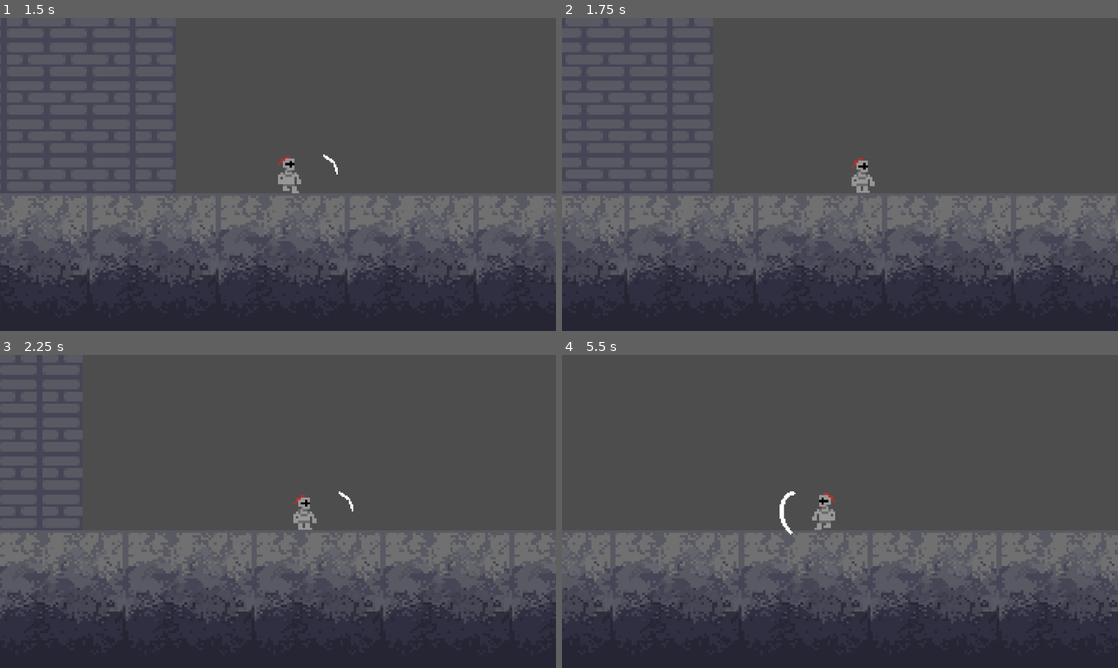
Above: before the commit, frames 1-4 (two rows, left to right).
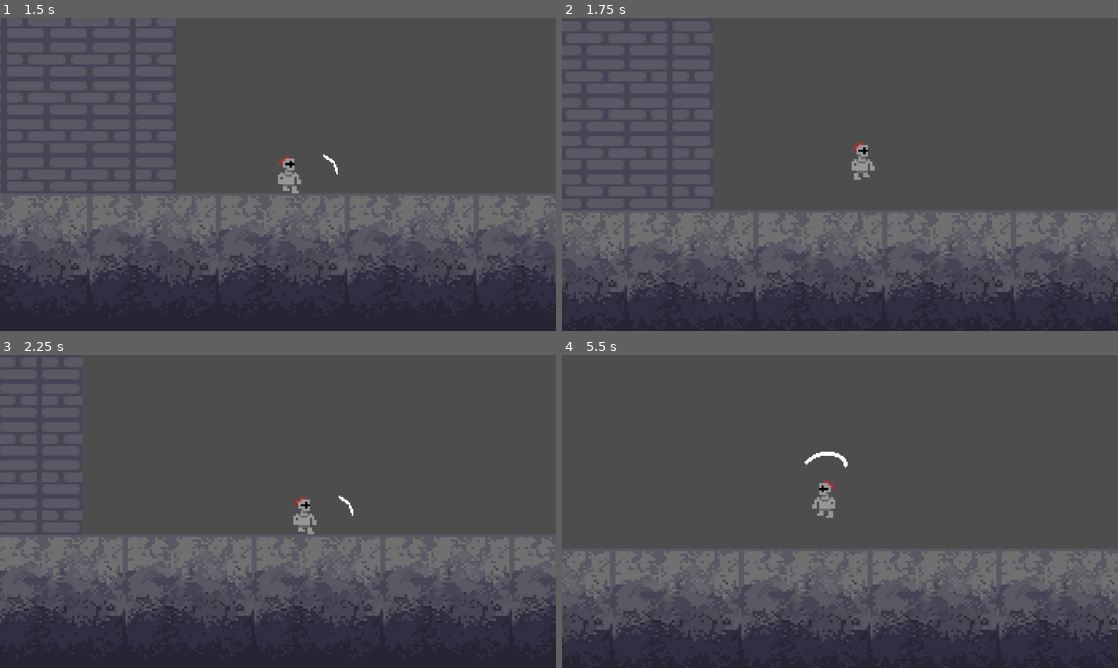
Above: after the commit, the same moments.

Repository: Owen-Harper25/Hollow-Clone
Game: Godot game, scene res://Scenes/title_screen_gui.tscn
Same seed, same stepped clock (60 frames per second), same inputs: the game is played once before the commit and once after it.
Inputs (mouse positions are in pixels of both pictures, inside the frame that each line leads up to):
- Up to frame 1 (1.5 s): click "PLAY" at 0.5 s; move the mouse to (400, 158) at 1.27 s; hold D (right) from 1.28 s (still down); click (400, 158) at 1.35 s
- Up to frame 2 (1.75 s): keep holding D (right); tap W (jump, bound only after the commit) at 1.52 s
- Up to frame 3 (2.25 s): keep holding D (right); move the mouse to (166, 527) at 2.02 s; click (166, 527) at 2.1 s
- Up to frame 4 (5.5 s): tap W (jump, bound only after the commit) at 2.27, 3.77, 4.52, 5.27 s; move the mouse to (895, 442) at 2.77 s; release D (right) at 2.78 s; hold A (left) 2.78-3.53 s; tap Shift (sprint) at 2.85, 5.1 s; click (895, 442) at 3.05 s; move the mouse to (812, 574) at 3.52 s; hold D (right) 3.53-5.03 s; click (812, 574) at 3.6 s; move the mouse to (1006, 558) at 4.27 s; click (1006, 558) at 4.35 s; move the mouse to (673, 464) at 5.02 s; hold A (left) from 5.03 s (still down); click (673, 464) at 5.3 s

Frame 1 is identical in both runs. In frame 2, 8.3% of the frame differs, in the area x 0-100%, y 39-92%; in frame 3, 2.5%; in frame 4, 9.7%, in the area x 0-100%, y 30-92%.

Commit message:
Dash somewhat working
Length of dash is longer when not moving

Diff:
--- a/Scenes/main.tscn
+++ b/Scenes/main.tscn
@@ -1,6 +1,6 @@
 [gd_scene load_steps=4 format=3 uid="uid://dckgnnhbevn5d"]
 
-[ext_resource type="Shader" uid="uid://d38jqog0lli61" path="res://Scenes/Subpixel.gdshader" id="1_bo1nx"]
+[ext_resource type="Shader" uid="uid://d38jqog0lli61" path="res://Scripts/Subpixel.gdshader" id="1_bo1nx"]
 [ext_resource type="PackedScene" uid="uid://bhpa4osybcxmh" path="res://Scenes/game_manager.tscn" id="1_jjgbg"]
 
 [sub_resource type="ShaderMaterial" id="ShaderMaterial_8gbba"]
--- a/Scenes/player.tscn
+++ b/Scenes/player.tscn
@@ -109,10 +109,10 @@
 &"Walk": SubResource("Animation_sweqy")
 }
 
-[node name="Player" type="CharacterBody2D"]
+[node name="Player" type="CharacterBody2D" groups=["Player"]]
 scale = Vector2(5, 5)
 collision_layer = 3
-collision_mask = 3
+collision_mask = 15
 script = ExtResource("1_onrkg")
 
 [node name="Sprite2D" type="Sprite2D" parent="."]
@@ -137,6 +137,10 @@
 
 [node name="Attack Timer" type="Timer" parent="Timers"]
 wait_time = 0.3
+one_shot = true
+
+[node name="Dash Timer" type="Timer" parent="Timers"]
+wait_time = 0.7
 one_shot = true
 
 [node name="Feet" type="Marker2D" parent="."]
@@ -165,3 +169,4 @@
 
 [connection signal="timeout" from="Timers/ParticleTimer" to="." method="_on_particle_timer_timeout"]
 [connection signal="timeout" from="Timers/Attack Timer" to="." method="_on_attack_timer_timeout"]
+[connection signal="timeout" from="Timers/Dash Timer" to="." method="_on_dash_timer_timeout"]
--- a/Scripts/player.gd
+++ b/Scripts/player.gd
@@ -16,24 +16,38 @@
 ## The values for the jump direction, default is UP or -1
 enum JUMP_DIRECTIONS {UP = -1, DOWN = 1}
 
-
+#Movement Variables
 var canSpawnParticle = true
 var DUST_PARTICLE = preload("res://Scenes/DustParticle.tscn")
 @onready var feet: Marker2D = $Feet
+@export var allow_diagonal: bool = true  # Set false to restrict diagonal movement
+
+#Attack Variables
+var can_attack: bool = true
+var attack_arc_scene = preload("res://Scenes/attack_arc.tscn")
+var facing_direction: Vector2 = Vector2.RIGHT  # default facing right
 @export var attack_damage: int = 1  # Damage dealt to enemies
 @export var attack_cooldown: float = 1.0  # Attack cooldown time
-@export var allow_diagonal: bool = true  # Set false to restrict diagonal movement
 @onready var attack_timer: Timer = $"Timers/Attack Timer"  # Timer to control attack duration
 @onready var attack_arc: Node2D = $AttackArc
-var attack_arc_scene = preload("res://Scenes/attack_arc.tscn")
-var facing_direction: Vector2 = Vector2.RIGHT  # default facing right
-
-
-var can_attack: bool = true
+
+#Health Variables
 var health = 5
 var health_max = 5
 var health_min = 0
 var alive: bool = true
+
+#Dashing Variables
+var can_dash: bool = true
+var is_dashing: bool = false
+var dash_timer: float = 0.0
+var dash_immunity: bool = false  # If the player is immune to damage during the dash
+var dash_direction: Vector2 = Vector2.ZERO  # Direction of the dash
+@export var dash_speed: float = 400.0  # Dash speed
+@export var dash_duration: float = 0.2  # How long the dash lasts
+@export var dash_cooldown: float = 1.0  # Cooldown between dashes
+@onready var dash_cooldown_timer: Timer = $"Timers/Dash Timer"
+
 
 ## The path to the character's [Sprite2D] node.  If no node path is provided the [param PLAYER_SPRITE] will be set to [param $Sprite2D] if it exists.
 @export_node_path("Sprite2D") var PLAYER_SPRITE_PATH: NodePath
@@ -61,6 +75,7 @@
 @export var ACTION_RIGHT := "right" ## The input mapping for right
 @export var ACTION_JUMP := "jump" ## The input mapping for jump
 @export var ACTION_SPRINT := "sprint" ## The input mapping for sprint
+
 
 @export_group("Movement Values")
 # The following float values are in px/sec when used in movement calculations with 'delta'
@@ -111,7 +126,7 @@
 func _physics_process(delta: float) -> void:
 	physics_tick(delta)
 
-func _process(_delta: float) -> void:
+func _process(delta: float) -> void:
 	var input_dir: Vector2 = Vector2.ZERO
 
 	if Input.is_action_pressed(ACTION_RIGHT):
@@ -128,11 +143,52 @@
 # only update if we actually pressed a direction
 	if input_dir != Vector2.ZERO:
 		facing_direction = get_cardinal_direction(input_dir)
+
 	if Input.is_action_just_pressed("attack") and can_attack == true:
 		start_attack()
 		can_attack = false
 		$"Timers/Attack Timer".start()
 		SoundLibrary.play_random_dash()
+
+	#Dashing Code
+	if is_dashing:
+		#$".".play("dash")
+		dash_timer -= delta
+		if dash_timer <= 0.0:
+			is_dashing = false
+			dash_immunity = false
+			velocity.x = dash_direction.x * MAX_SPEED
+		else:
+			velocity = dash_direction * dash_speed
+
+	if Input.is_action_just_pressed("dash") and !is_dashing and can_dash:
+		print("Dash")
+		var dash_input := get_input_direction()
+		if dash_input == Vector2.ZERO:
+			dash_input = facing_direction if facing_direction != Vector2.ZERO else Vector2.RIGHT
+		start_dash(dash_input)
+		SoundLibrary.play_random_dash()
+		dash_input.y = 0
+		if dash_input == Vector2.ZERO:
+			dash_input = Vector2.RIGHT if PLAYER_SPRITE.flip_h == false else Vector2.LEFT
+		start_dash(dash_input)
+		SoundLibrary.play_random_dash()
+		can_dash = false
+		dash_cooldown_timer.start()
+
+func start_dash(direction: Vector2) -> void:
+	var dir = direction
+	if dir == Vector2.ZERO:
+		dir = facing_direction if facing_direction != Vector2.ZERO else Vector2.RIGHT
+
+	is_dashing = true
+	dash_immunity = true
+	dash_timer = dash_duration
+	dash_direction = dir.normalized()
+	velocity = dash_direction * dash_speed
+	#$Particles/DashPush.emitting = false
+	#$Particles/DashPush.restart()
+	#$Particles/DashPush.emitting = true
 
 func get_cardinal_direction(dir: Vector2) -> Vector2:
 	var deadzone := 0.2
@@ -177,6 +233,16 @@
 ## Overrideable physics process used by the controller that calls whatever functions should be called
 ## and any logic that needs to be done on the [param _physics_process] tick
 func physics_tick(delta: float) -> void:
+	if is_dashing:
+		# Dash overrides normal movement
+		velocity = dash_direction * dash_speed
+		dash_timer -= delta
+		if dash_timer <= 0.0:
+			is_dashing = false
+			dash_immunity = false
+		move_and_slide()
+		return  # skip normal physics while dashing
+
 	var inputs: Dictionary = get_inputs()
 	handle_jump(delta, inputs.input_direction, inputs.jump_strength, inputs.jump_pressed, inputs.jump_released)
 	handle_sprint(inputs.sprint_strength)
@@ -365,3 +431,7 @@
 
 func _on_attack_timer_timeout() -> void:
 	can_attack = true
+
+
+func _on_dash_timer_timeout() -> void:
+	can_dash = true
--- a/project.godot
+++ b/project.godot
@@ -23,6 +23,10 @@
 
 window/stretch/mode="viewport"
 
+[global_group]
+
+Player=""
+
 [input]
 
 left={
@@ -46,7 +50,7 @@
 jump={
 "deadzone": 0.2,
 "events": [Object(InputEventJoypadButton,"resource_local_to_scene":false,"resource_name":"","device":-1,"button_index":1,"pressure":0.0,"pressed":true,"script":null)
-, Object(InputEventKey,"resource_local_to_scene":false,"reso …(131 unchanged characters)… d":false,"keycode":0,"physical_keycode":32,"key_label":0,"unicode":32,"location":0,"echo":false,"script":null)
+, Object(InputEventKey,"resource_local_to_scene":false,"reso …(131 unchanged characters)… d":false,"keycode":0,"physical_keycode":87,"key_label":0,"unicode":119,"location":0,"echo":false,"script":null)
 ]
 }
 sprint={
@@ -67,6 +71,20 @@
 , Object(InputEventJoypadButton,"resource_local_to_scene":false,"resource_name":"","device":-1,"button_index":3,"pressure":0.0,"pressed":true,"script":null)
 ]
 }
+dash={
+"deadzone": 0.2,
+"events": [Object(InputEventKey,"resource_local_to_scene":false,"resource_name":"","device":-1,"window_id":0,"alt_pressed":false,"shift_pressed":false,"ctrl_pressed":false,"meta_pressed":false,"pressed":false,"keycode":0,"physical_keycode":32,"key_label":0,"unicode":32,"location":0,"echo":false,"script":null)
+, Object(InputEventJoypadButton,"resource_local_to_scene":false,"resource_name":"","device":-1,"button_index":2,"pressure":0.0,"pressed":true,"script":null)
+]
+}
+
+[layer_names]
+
+2d_physics/layer_1="Player"
+2d_physics/layer_2="Enemies"
+2d_physics/layer_3="Objects"
+2d_physics/layer_4="Projectiles"
+2d_physics/layer_5="Zones"
 
 [rendering]
 
Renamed: Scenes/Subpixel.gdshader -> Scripts/Subpixel.gdshader
Renamed: Scenes/Subpixel.gdshader.uid -> Scripts/Subpixel.gdshader.uid
